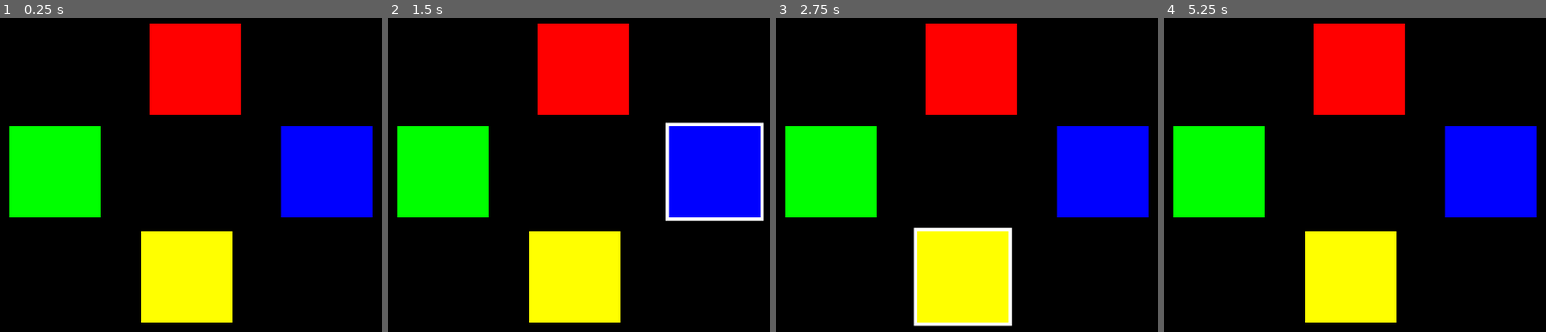
Above: before the commit, frames 1-4 (left to right).
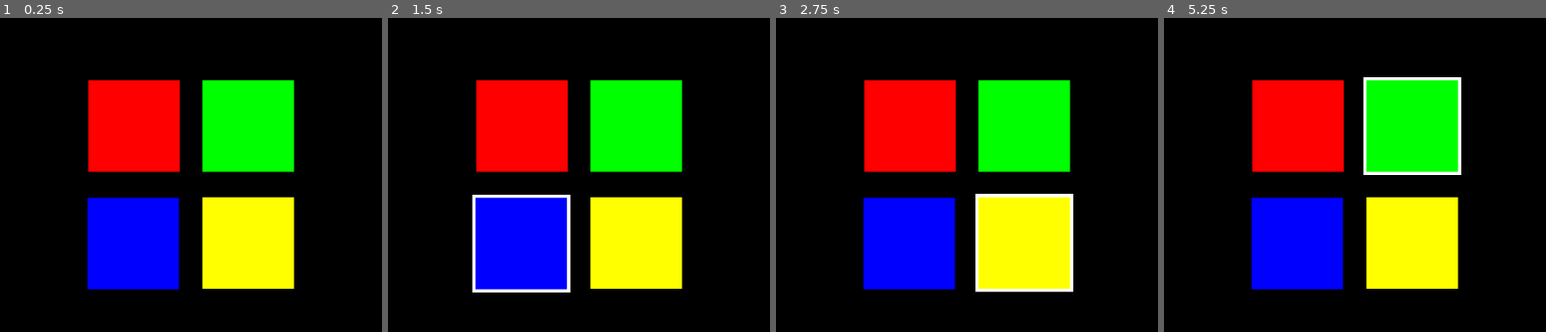
Above: after the commit, the same moments.

Repository: kwrightsk/game-jam-january-2026
Game: Godot game, scene res://Scenes/simon_says_level.tscn
Same seed, same stepped clock (60 frames per second), same inputs: the game is played once before the commit and once after it. This scene is started directly instead of the project's main scene.
Inputs (mouse positions are in pixels of both pictures, inside the frame that each line leads up to):
- Up to frame 1 (0.25 s): no input
- Up to frame 2 (1.5 s): tap Enter at 0.5 s; move the mouse to (582, 68) at 0.52 s; press the mouse at (582, 68) at 0.53 s; tap Space at 1.25 s; move the mouse to (441, 171) at 1.27 s; release the mouse at (441, 171) at 1.28 s; click (441, 171) at 1.35 s
- Up to frame 3 (2.75 s): move the mouse to (1104, 171) at 2.02 s; press the mouse at (1104, 171) at 2.03 s
- Up to frame 4 (5.25 s): move the mouse to (1351, 275) at 2.77 s; release the mouse at (1351, 275) at 2.78 s; click (1351, 275) at 2.85 s; tap Enter at 3.5, 5 s; move the mouse to (outside the picture) at 3.52 s; press the mouse at (outside the picture) at 3.53 s; tap Space at 4.25 s; move the mouse to (outside the picture) at 4.27 s; release the mouse at (outside the picture) at 4.28 s; click (outside the picture) at 4.35 s; move the mouse to (1389, 165) at 5.02 s; press the mouse at (1389, 165) at 5.03 s

The runs differ from the first frame. In frame 1, 47% of the frame differs, in the area x 2-98%, y 1-98%; in frame 2, 49%, in the area x 2-99%, y 1-98%; in frame 3, 48%; in frame 4, 48%.

Commit message:
fixing ordering of pixels

Diff:
--- a/Scenes/main_level.tscn
+++ b/Scenes/main_level.tscn
@@ -1,6 +1,6 @@
 [gd_scene format=3 uid="uid://0b3tynguqs3p"]
 
-[node name="Root" type="Node2D"]
+[node name="Root2" type="Node2D"]
 
 [node name="Background" type="CanvasLayer" parent="."]
 
--- a/Scenes/simon_says_level.tscn
+++ b/Scenes/simon_says_level.tscn
@@ -10,14 +10,17 @@
 [node name="Background" parent="." index="0"]
 layer = -1
 
+[node name="ColorRect" parent="Background" index="0"]
+z_index = -3
+
 [node name="SimonSaysPixel" parent="." index="1" instance=ExtResource("2_qgo7r")]
-position = Vector2(587, 175)
+position = Vector2(493, 262)
 
 [node name="SimonSaysPixel2" parent="." index="2" instance=ExtResource("2_qgo7r")]
-position = Vector2(372, 332)
+position = Vector2(668, 262)
 
 [node name="SimonSaysPixel3" parent="." index="3" instance=ExtResource("2_qgo7r")]
-position = Vector2(788, 332)
+position = Vector2(492, 442)
 
 [node name="SimonSaysPixel4" parent="." index="4" instance=ExtResource("2_qgo7r")]
-position = Vector2(574, 493)
+position = Vector2(668, 441)
--- a/title_screen.tscn
+++ b/title_screen.tscn
@@ -10,12 +10,13 @@
 border_width_bottom = 10
 border_color = Color(0.929412, 0.109804, 0.141176, 1)
 
-[node name="Root" type="Node2D"]
+[node name="Root2" type="Node2D"]
 
 [node name="Background" type="CanvasLayer" parent="."]
 layer = -1
 
 [node name="ColorRect" type="ColorRect" parent="Background"]
+z_index = -2
 anchors_preset = 15
 anchor_right = 1.0
 anchor_bottom = 1.0
@@ -24,6 +25,7 @@
 color = Color(0, 0, 0, 1)
 
 [node name="UI" type="Control" parent="."]
+z_index = -1
 layout_mode = 3
 anchors_preset = 0
 offset_right = 1150.0
Not shown: 1 places in Scenes/interactable_colour.tscn that only renumber resources
Not shown: 1 places in game-over-screen.tscn that only renumber resources
Not shown: 1 places in title_screen.tscn that only renumber resources
